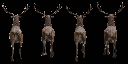
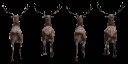
Two versions of the same layered image (128×64). Layer-by-layer changes:
painted on "deer" over [2, 2, 123, 61]
